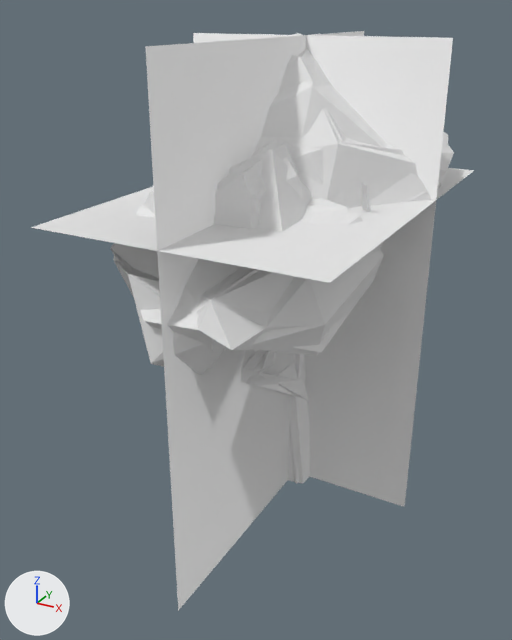
The glTF model data/models/board/tree-slender.glb: old version first, new version second.
Camera for both pictures: a 50 mm camera at (18.5, -39.7, 31.4) aimed at (-0.9, -4.3, 13.7). The axes (+X, +Y, +Z) are drawn at lower left. The lights are the same throughout. The first picture is the older version. Materials are left out; every surface is plain grey. Where no turn or scale is listed for an object, it has been applied to the vertices. Vertices at exactly the same position are counted once.

Names of what the first picture shows: 'tree-slender-lod0.001', 'tree-slender-lod1.001', 'tree-slender-lod2.001', 'tree-slender-lod3.001'.
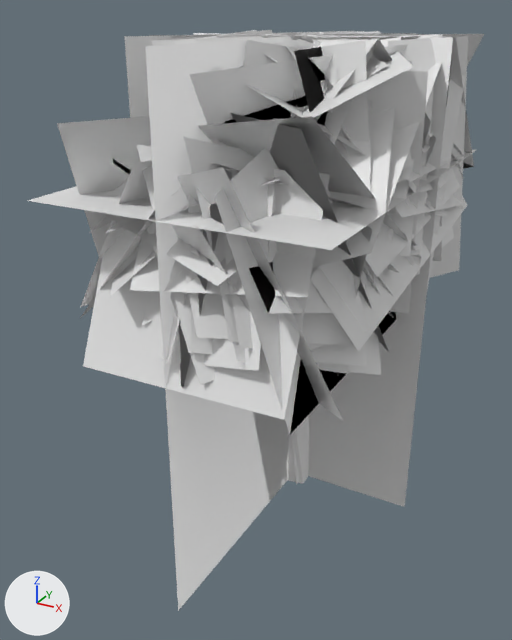
Commit message: more trees

Boxes [x1, y1, x2, y2] around the edits, measured in the pictures (512 x 640 px; the box of a moved part takes in the faces that stretch with it):
'tree-slender-lod3.001', reshaped
    before: [31, 31, 474, 611]
    after: [28, 31, 476, 611]
'tree-slender-lod2.001', reshaped (39% wider, 10% shorter)
    before: [131, 33, 439, 481]
    after: [57, 30, 484, 435]
'tree-slender-lod1.001', reshaped (14% wider)
    before: [110, 49, 448, 484]
    after: [80, 32, 465, 484]
'tree-slender-lod0.001', reshaped (6% wider)
    before: [113, 33, 454, 483]
    after: [102, 33, 465, 483]
part 1 of me_tree_slender_lod0, rebuilt
    before: [113, 139, 384, 375]
    after: [222, 299, 320, 350]
part 2 of me_tree_slender_lod0, rebuilt (not visible afterwards)
    before: [150, 33, 454, 208]
part 3 of me_tree_slender_lod0, built on (mostly hidden before)
    before: [243, 182, 383, 482]
    after: [102, 33, 465, 482]
part 4 of me_tree_slender_lod1, rebuilt (16% narrower)
    before: [110, 144, 383, 369]
    after: [137, 145, 367, 366]
part 5 of me_tree_slender_lod1, rebuilt (not visible afterwards)
    before: [251, 49, 448, 207]
part 6 of me_tree_slender_lod1, built on (mostly hidden before)
    before: [241, 349, 292, 448]
    after: [81, 32, 465, 440]
part 7 of me_tree_slender_lod2, rebuilt
    before: [131, 149, 352, 367]
    after: [178, 167, 343, 421]
part 8 of me_tree_slender_lod2, rebuilt
    before: [261, 33, 439, 206]
    after: [149, 35, 474, 169]
part 9 of me_tree_slender_lod2, built on (mostly hidden before)
    before: [242, 350, 304, 440]
    after: [57, 30, 484, 435]
part 10 of me_tree_slender_lod3, moved or reshaped
    before: [31, 168, 474, 283]
    after: [28, 150, 476, 250]

What changed in the scene script:
```text
Change me_tree_slender_lod0:
    used by ob_tree_slender_lod0_001; location = (0.0, 0.0, 0.0)
    remove me_tree_slender_lod0.from_pydata(...)  # 228 vertices, 424 faces; spans x -7.7..8.4, y -15.1..9.2, z 0.0..30.0
    add me_tree_slender_lod0.from_pydata(...)  # 417 vertices, 302 faces; spans x -7.7..8.4, y -15.1..9.2, z 0.0..30.0
    me_tree_slender_lod0 part 1: the loose piece of 63 vertices spanning x -6.4..7.4, y -15.1..-1.9, z 13.8..25.2 is rebuilt with 4 vertices and now spans x 0.8..7.9, y -15.1..-5.0, z 15.4..24.8
    me_tree_slender_lod0 part 2: the loose piece of 56 vertices spanning x -7.7..8.4, y -8.9..9.2, z 18.1..30.0 is rebuilt with 4 vertices and now spans x -7.7..3.4, y -4.3..9.2, z 22.4..30.0
    me_tree_slender_lod0 part 3: 81 vertices removed from x -6.6..6.3, y -12.1..4.7, z 0.0..28.8; 381 vertices added at x -7.7..8.4, y -15.1..9.2, z 0.0..30.0
Change me_tree_slender_lod1:
    used by ob_tree_slender_lod1_001; location = (0.0, 0.0, 0.0)
    remove me_tree_slender_lod1.from_pydata(...)  # 125 vertices, 238 faces; spans x -7.7..8.4, y -15.1..9.2, z 0.0..30.0
    add me_tree_slender_lod1.from_pydata(...)  # 206 vertices, 156 faces; spans x -7.7..8.4, y -15.1..9.2, z 0.0..30.0
    me_tree_slender_lod1 part 4: the loose piece of 43 vertices spanning x -6.4..7.4, y -15.1..-1.9, z 13.8..25.0 is rebuilt with 4 vertices and now spans x -2.6..8.4, y -15.1..-4.6, z 15.4..25.6
    me_tree_slender_lod1 part 5: the loose piece of 32 vertices spanning x -7.7..8.4, y -8.8..9.2, z 18.1..30.0 is rebuilt with 4 vertices and now spans x -7.7..4.8, y -4.5..9.2, z 19.7..30.0
    me_tree_slender_lod1 part 6: 28 vertices removed from x -6.3..3.3, y -10.8..4.8, z 0.0..22.6; 176 vertices added at x -7.7..8.4, y -15.1..9.2, z 0.1..30.0
Change me_tree_slender_lod2:
    used by ob_tree_slender_lod2_001; location = (0.0, 0.0, 0.0)
    remove me_tree_slender_lod2.from_pydata(...)  # 53 vertices, 94 faces; spans x -7.2..8.4, y -14.9..9.2, z 0.0..30.0
    add me_tree_slender_lod2.from_pydata(...)  # 80 vertices, 66 faces; spans x -7.7..8.4, y -15.1..9.2, z 0.0..30.0
    me_tree_slender_lod2 part 7: the loose piece of 16 vertices spanning x -6.0..6.7, y -14.9..-1.2, z 13.8..25.0 is rebuilt with 4 vertices and now spans x -7.7..8.4, y -15.1..-5.1, z 13.7..25.5
    me_tree_slender_lod2 part 8: the loose piece of 14 vertices spanning x -7.2..8.4, y -8.6..9.2, z 18.4..30.0 is rebuilt with 4 vertices and now spans x -7.7..8.4, y -4.5..9.2, z 17.1..30.0
    me_tree_slender_lod2 part 9: 3 vertices moved within x -0.5..3.0, y -9.3..-4.4, z 12.1..17.4; 18 vertices removed from x -3.0..5.1, y -9.9..4.2, z 0.0..21.1; 67 vertices added at x -7.7..8.4, y -15.1..9.2, z 0.0..30.0
Change me_tree_slender_lod3:
    where me_tree_slender_lod3.from_pydata(...)  # 12 vertices, 6 faces; spans x -7.7..8.4, y -15.1..9.2, z 0.0..30.0
    used by ob_tree_slender_lod3_001; location = (0.0, 0.0, 0.0)
    me_tree_slender_lod3 part 10: the loose piece of 4 vertices spanning x -7.7..8.4, y -15.1..9.2, z 21.4 is moved by (0.0, 0.0, 1.4)
```
